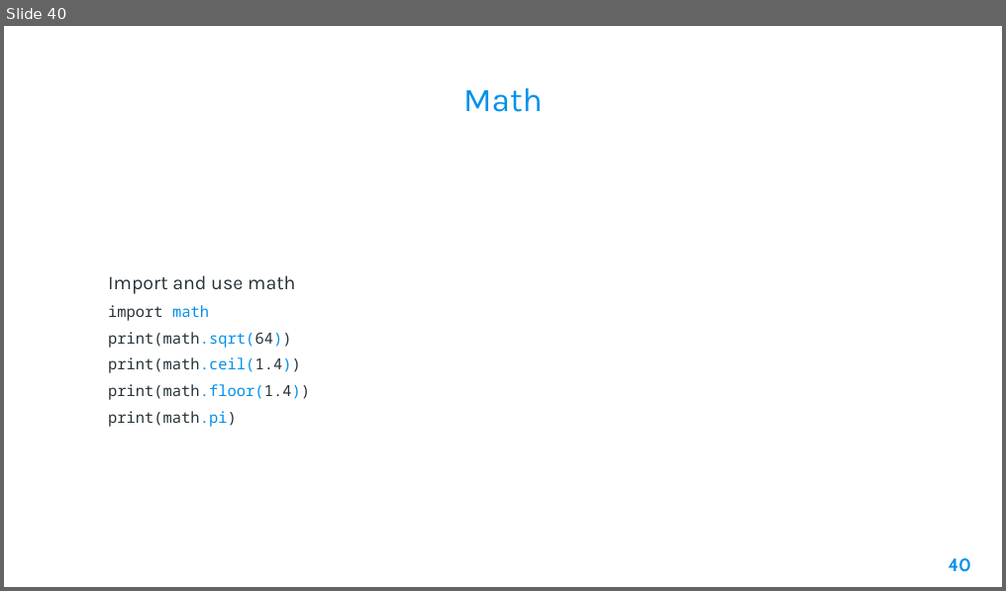
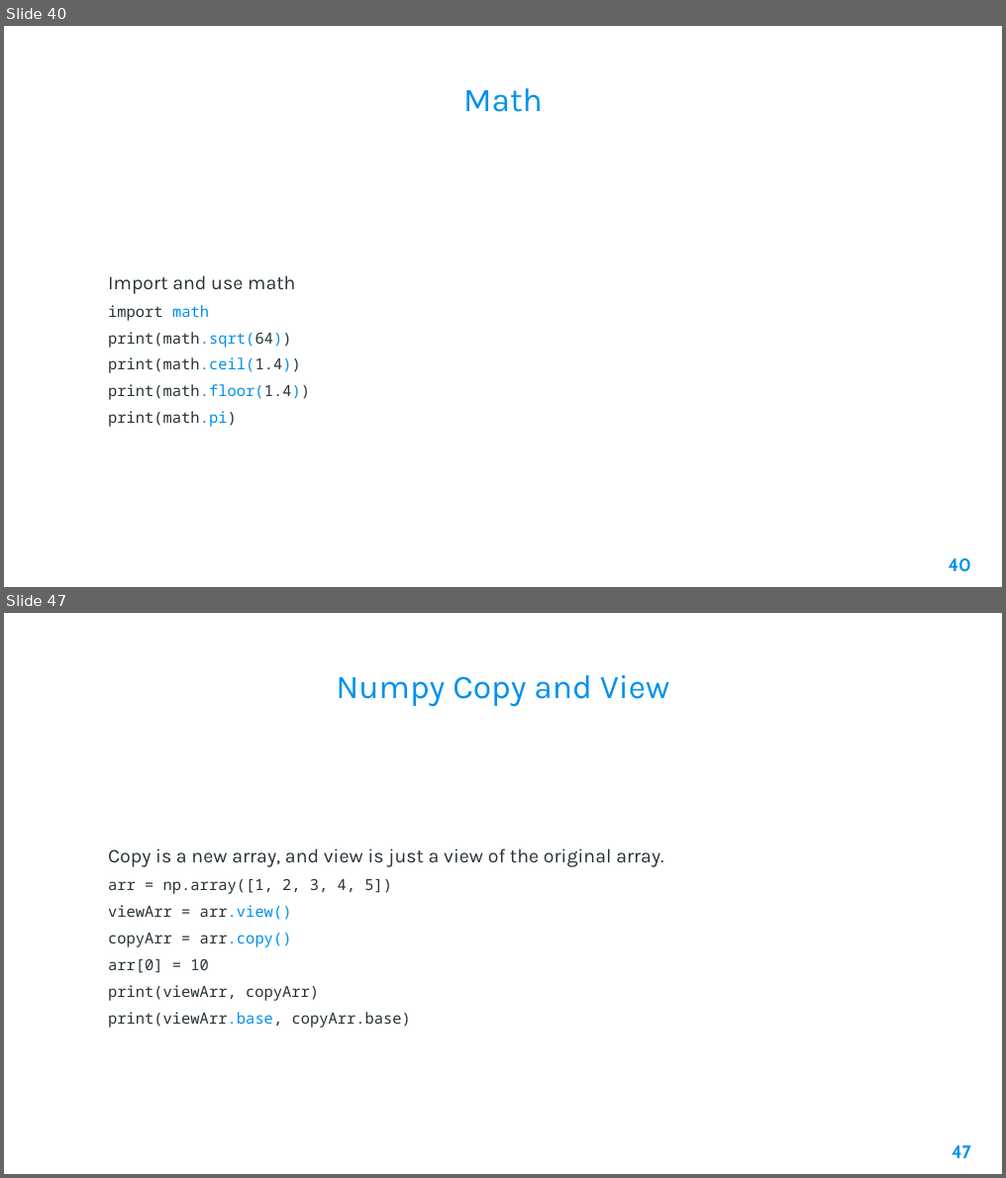
Before and after one commit to AleeRezaa/learn-python, a slide deck: Python.pptx. Shown one above the other, each under a label of ours: slide 40 before the commit, slides 40 and 47 after it; the slides between them are not shown. The pictures are 1006x591 and 1006x1178 pixels, drawn with LibreOffice and Linux fonts; fonts in the diff are those of the drawing; background and template pictures are left out. Boxes give left, top, right and bottom in pixels: in the first picture for what was removed or moved away, otherwise in the second. Text is boxed around its words. In the diff, an @@ line names an element or a change of style, - is before the commit and + after.

Commit message:
add numpy arrays

```diff
--- a/Python.pptx
+++ b/Python.pptx
@@ slide 47 added at (4, 613, 1002, 1174), background picture (left out) @@
@@ title added at (336, 675, 669, 706), 24 pt, text #0091EA @@
+Numpy Copy and View
@@ text added at (108, 849, 663, 1028), 11 pt, text #263238 @@
+Copy is a new array, and view is just a view of the original array.
+arr = np.array([1, 2, 3, 4, 5])
+viewArr = arr.view()
+copyArr = arr.copy()
+arr[0] = 10
+print(viewArr, copyArr)
+print(viewArr.base, copyArr.base)
@@ page number added at (951, 1146, 971, 1158), 13 pt, text #0091EA, bold @@
+47
```
Also in this commit, not shown: 9 slides changed, 5 other slides added, 1 slide removed.
